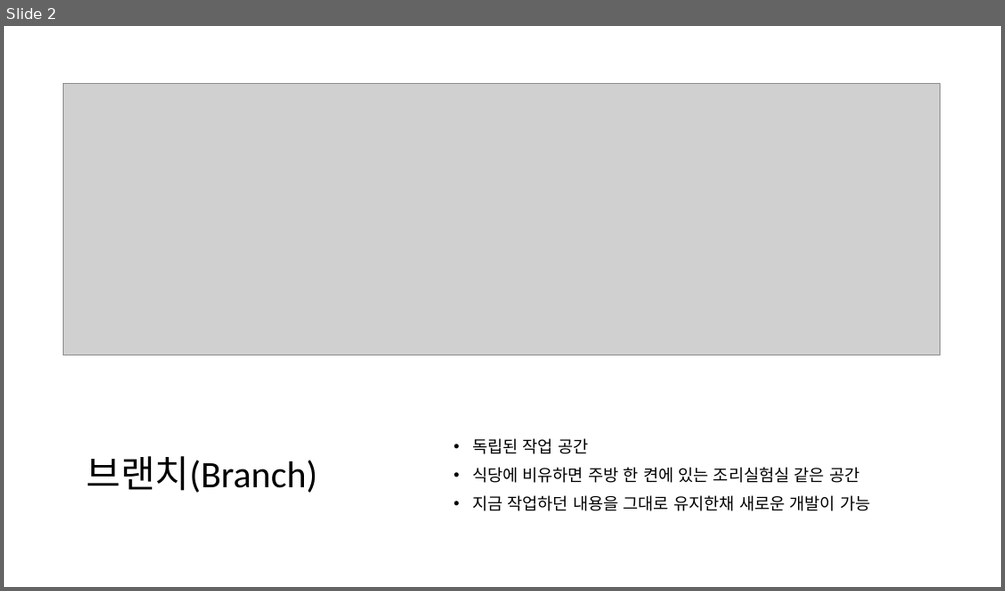
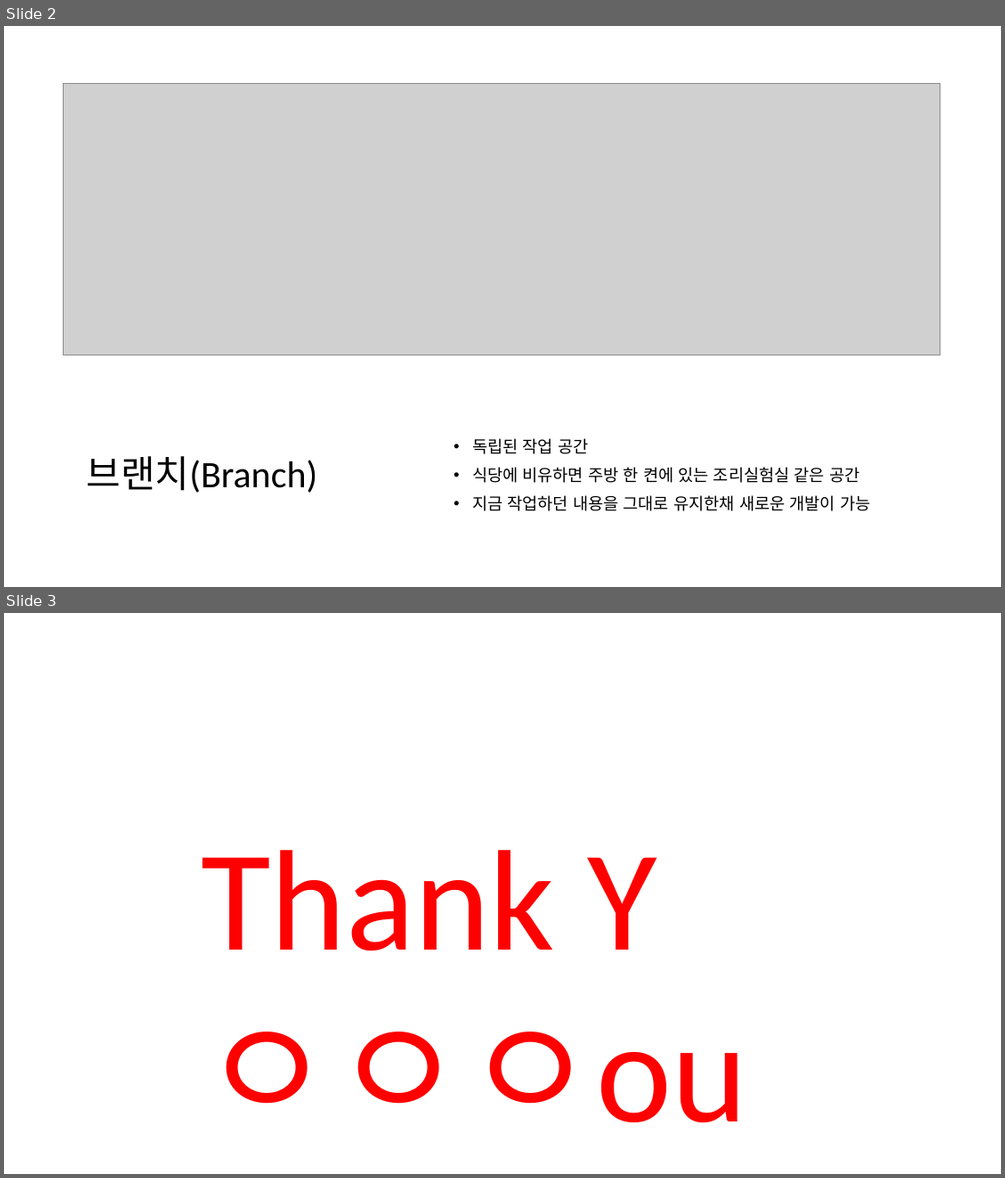
Before and after one commit to dhchoi-lazy/sesac-practice, a slide deck: branch.pptx. Shown one above the other, each under a label of ours: slide 2 before the commit, slides 2 and 3 after it. The pictures are 1005x591 and 1005x1178 pixels, drawn with LibreOffice and Linux fonts; fonts in the diff are those of the drawing; grey boxes stand for pictures. Boxes give left, top, right and bottom in pixels: in the first picture for what was removed or moved away, otherwise in the second. Text is boxed around its words. In the diff, an @@ line names an element or a change of style, - is before the commit and + after.

```diff
--- a/branch.pptx
+++ b/branch.pptx
@@ slide 3 added at <box>4,613,1001,1174</box>, background #FFFFFF @@
@@ text added at <box>201,850,747,1122</box>, 138 pt, text #FF0000 @@
+Thank Y
+ㅇㅇㅇou
```
Also in this commit, not shown: 1 slide removed, 1 other file.
